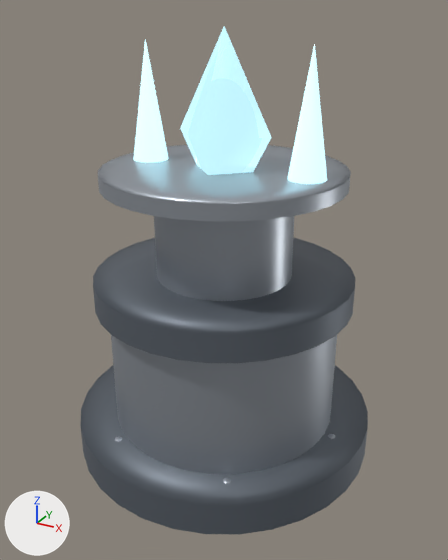
One commit to the glTF model public/assets/3d/towers/ice_l2.glb: the scene before it, then after it.
Before and after are seen from a 50 mm camera at (1.6, -2.91, 2.51) aimed at (0.03, -0.05, 1.08). Lighting does not change. The marker at lower left points along +X, +Y and +Z. The older version comes first. Where no turn or scale is listed for an object, it has been applied to the vertices.

Objects in the first picture: 'base', 'baseCollar', 'footing', 'iceShardL', 'iceShardR', 'shaft', 'spinCrystal', 'spinRing'.
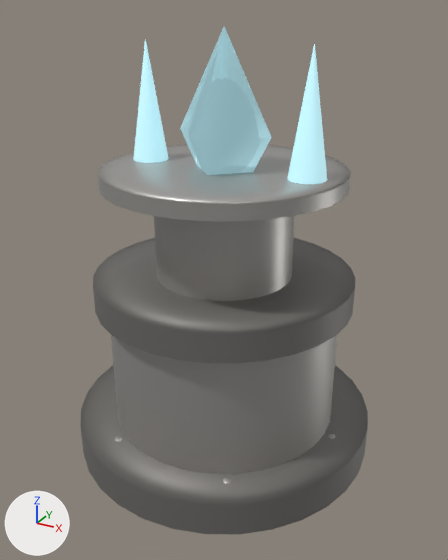
Pixel boxes [x1, y1, x2, y2] of what changed, in the pictures (448 x 560 px):
'footing', recoloured
    both: [80, 366, 368, 534]
'baseCollar', recoloured
    both: [93, 238, 355, 363]
'spinRing', recoloured
    both: [99, 145, 339, 219]
'spinCrystal', recoloured (darker)
    both: [180, 26, 271, 175]
'iceShardR', recoloured
    both: [287, 44, 327, 184]
'iceShardL', recoloured
    both: [133, 39, 169, 163]

Diff of the bpy script that builds the scene:
```diff
--- a/public/assets/3d/towers/ice_l2.glb.py
+++ b/public/assets/3d/towers/ice_l2.glb.py
@@ mat_obsidian_l2 @@
+mat_obsidian_l2 = principled_material('Obsidian_L2')
+mat_obsidian_l2.base_color = (0.214, 0.204, 0.193)  # grey #7f7d7a
+mat_obsidian_l2.metallic = 0.495
+mat_obsidian_l2.roughness = 0.57
@@ mat_steel_l2 @@
+mat_steel_l2 = principled_material('Steel_L2')
+mat_steel_l2.base_color = (0.46, 0.442, 0.422)  # grey #b5b1ae
+mat_steel_l2.metallic = 0.648
+mat_steel_l2.roughness = 0.43
@@ mat_arcane_l2 @@
+mat_arcane_l2 = principled_material('Arcane_L2')
+mat_arcane_l2.base_color = (0.545, 0.906, 1.0)  # cyan #c3f4ff
+mat_arcane_l2.metallic = 0.198
+mat_arcane_l2.roughness = 0.3
+mat_arcane_l2.emission_color = (0.245, 0.408, 0.45)  # greyish cyan #88abb3
+mat_arcane_l2.emission_strength = 1.0
@@ me_octa_2 @@
 me_octa_2.from_pydata(...)  # 6 vertices, 8 faces; spans x -0.275..0.275, y -0.275..0.275, z -0.525..0.525
-me_octa_2.materials.append(mat_arcane)  # cyan #c3f4ff, glowing cyan #c3f4ff
+me_octa_2.materials.append(mat_arcane_l2)  # cyan #c3f4ff, glowing greyish cyan #88abb3
@@ me_cone_2 @@
 me_cone_2.from_pydata(...)  # 68 vertices, 128 faces; spans x -0.5..0.5, y -0.5..0.5, z -0.5..0.5
-me_cone_2.materials.append(mat_arcane)  # cyan #c3f4ff, glowing cyan #c3f4ff
+me_cone_2.materials.append(mat_arcane_l2)  # cyan #c3f4ff, glowing greyish cyan #88abb3
@@ me_cylinder_1 @@
 me_cylinder_1.from_pydata(...)  # 68 vertices, 128 faces; spans x -0.5..0.5, y -0.5..0.5, z -0.5..0.5
-me_cylinder_1.materials.append(mat_steel)  # grey #acb2bb
+me_cylinder_1.materials.append(mat_steel_l2)  # grey #b5b1ae
@@ me_cylinder_0 @@
 me_cylinder_0.from_pydata(...)  # 68 vertices, 128 faces; spans x -0.5..0.5, y -0.5..0.5, z -0.5..0.5
-me_cylinder_0.materials.append(mat_obsidian)  # grey #6a727c
+me_cylinder_0.materials.append(mat_obsidian_l2)  # grey #7f7d7a
```
